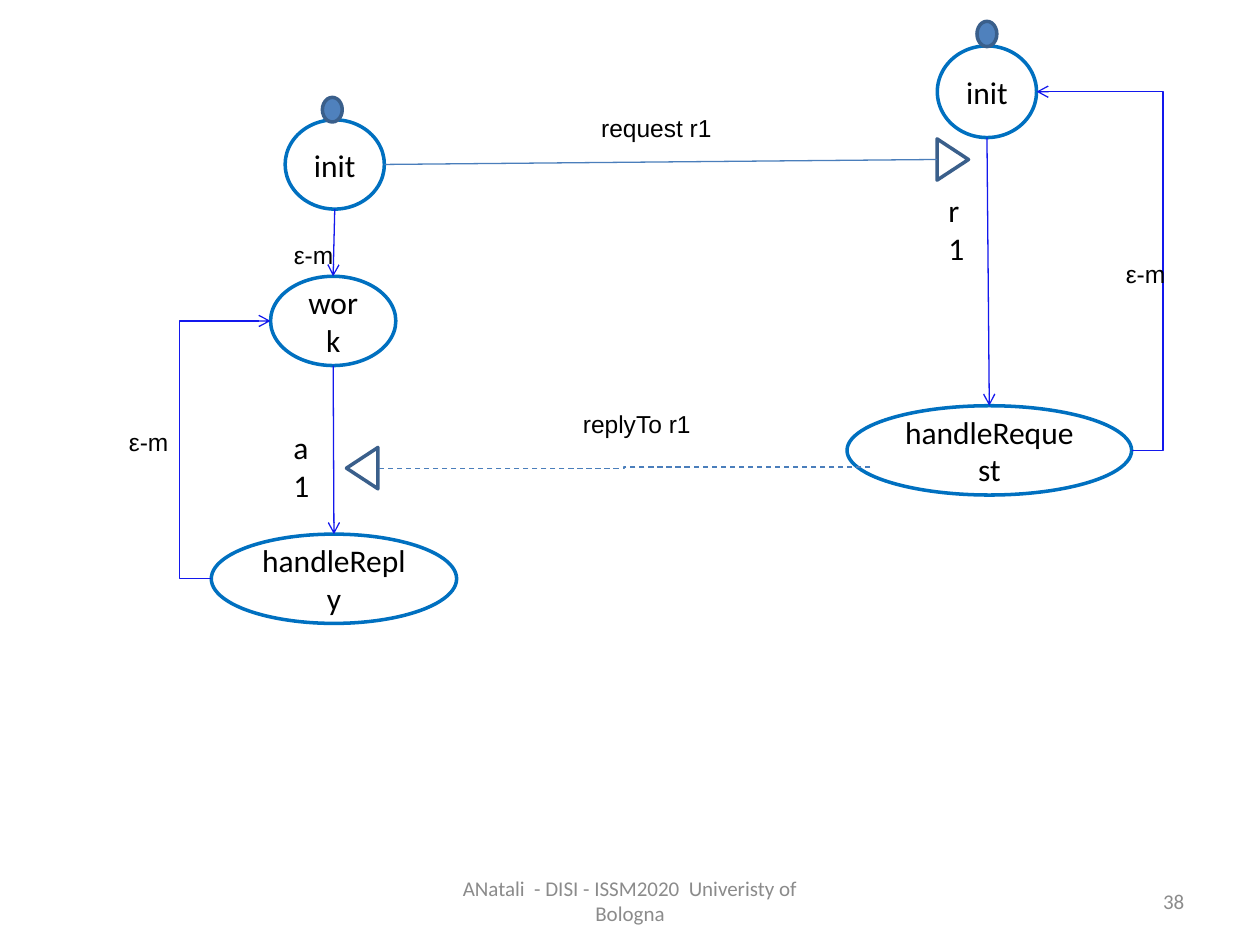
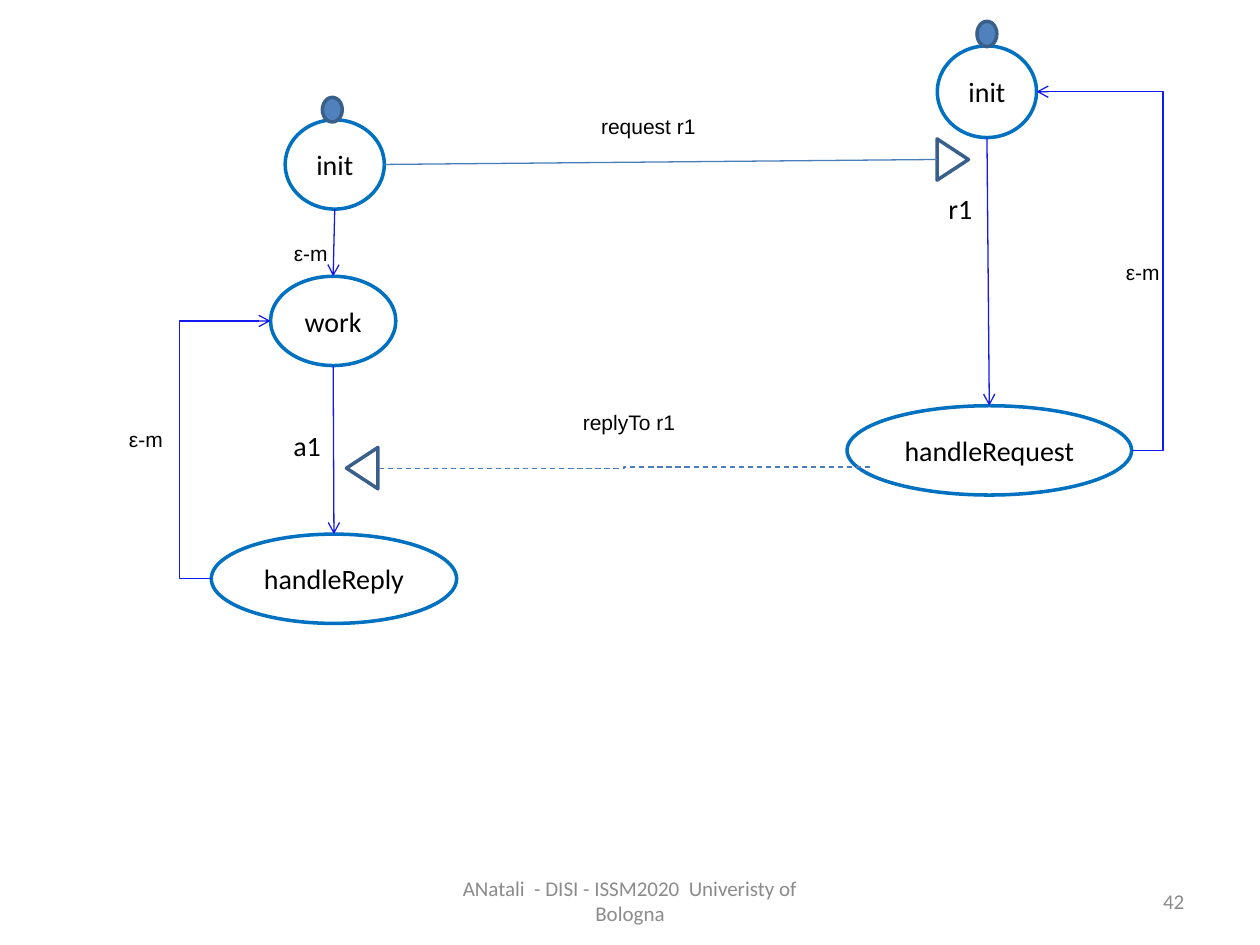
Before and after one commit to anatali/iss2020LabBo, a slide deck: slide 42 of it.unibo.issLabStart/userDocs/ISSM2020.pptx (slide 38 before the commit). Drawn at 1260x945 pixels with LibreOffice and Linux fonts; fonts in the diff are those of the drawing. Boxes give left, top, right and bottom in pixels: in the first picture for what was removed or moved away, otherwise in the second. Text is boxed around its words. In the diff, an @@ line names an element or a change of style, - is before the commit and + after.

```diff
--- a/it.unibo.issLabStart/userDocs/ISSM2020.pptx
+++ b/it.unibo.issLabStart/userDocs/ISSM2020.pptx
@@ size 18 to 16 pt in 7 elements at (285, 120, 384, 209), (271, 276, 396, 365), (212, 534, 457, 624), (937, 45, 1037, 137), (847, 406, 1131, 495), (293, 438, 321, 457), (948, 201, 972, 219) @@
@@ size 14 to 12 pt in 5 elements at (1126, 268, 1160, 281), (294, 249, 328, 265), (129, 435, 163, 448), (601, 119, 696, 138), (583, 414, 675, 434) @@
@@ page number at (1163, 895, 1184, 909): text changed @@
-38
+42
```
Also in this commit, not shown: 1 other slide changed, 4 slides added, 33 other files.
